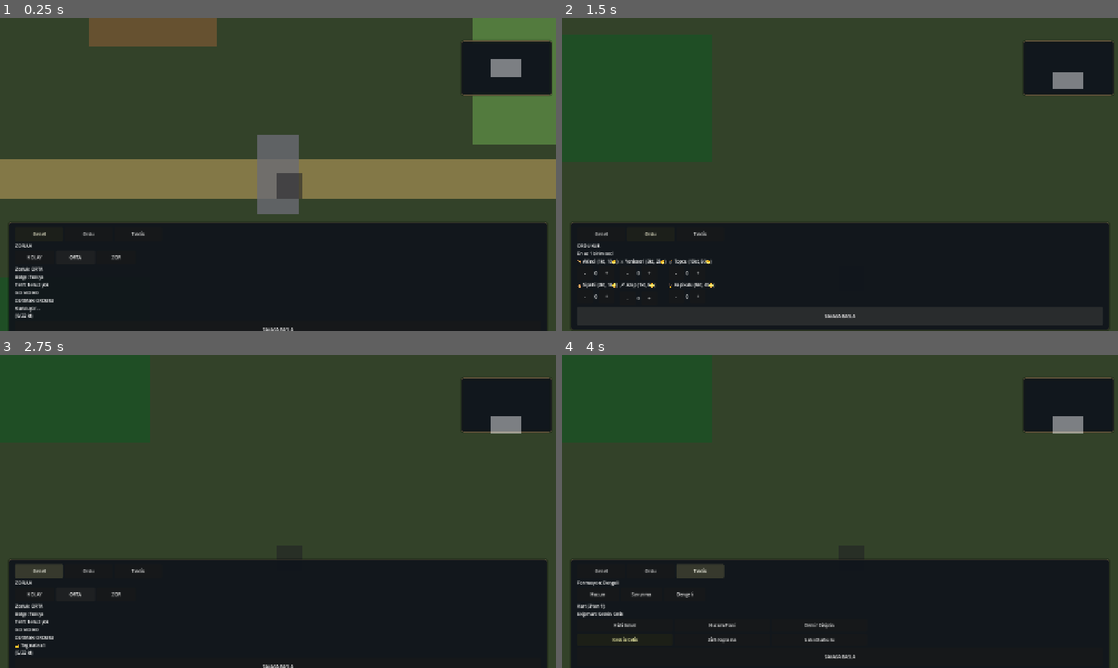
Above: before the commit, frames 1-4 (two rows, left to right).
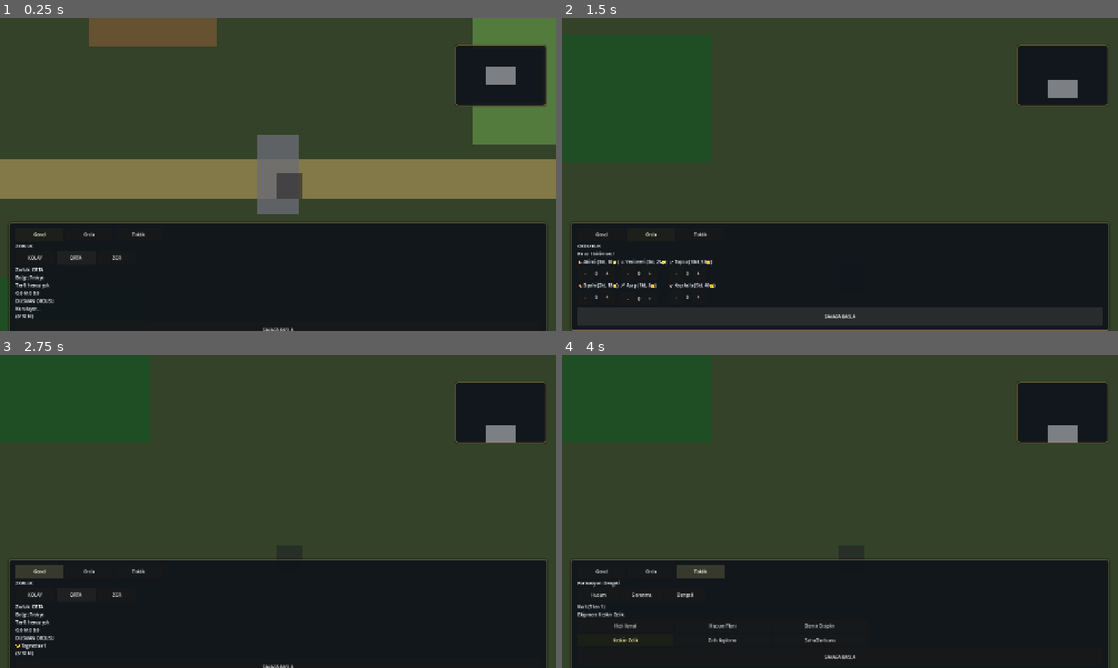
Above: after the commit, the same moments.

Repository: mucahitcan71-stack/bloodandbone
Game: Godot game, scene res://scenes/Main.tscn
Two runs of this game, one before a commit and one after it. Both use one fixed random seed, a clock stepped at 60 frames per second and the inputs below.
Inputs:
- Up to frame 1 (0.25 s): no input
- Up to frame 2 (1.5 s): click "SAVASA BASLA" at 0.5 s; click "SAVASA BASLA" at 1.25 s
- Up to frame 3 (2.75 s): click "Genel" at 2 s
- Up to frame 4 (4 s): click "Ordu" at 2.75 s; click "Taktik" at 3.5 s

The runs differ from the first frame. In frame 1, 2.5% of the frame differs, in the area x 1-100%, y 7-100%; in frame 2, 2.9%; in frame 3, 2.3%; in frame 4, 2.4%.

Commit message:
refactor/ui: HUD polish pack 1 layout and panel styling
Ust bar, hedefler paneli, minimap cercevesi ve sag savas/bildirim paneli
icin konum, boyut, padding ve stil iyilestirmeleri (1280x720 mantiksal
tuval, anchor+offset patern korunarak). Sag panel artik alt HUD seridiyle
cakismiyor. Gameplay/combat/AI/fog/command/input mantigina dokunulmadi.

Diff:
--- a/scripts/Main.gd
+++ b/scripts/Main.gd
@@ -147,7 +147,7 @@
 var hud_composer: HudComposer = HudComposer.new()
 var minimap_controller: MinimapController = MinimapController.new()
 var minimap_panel: PanelContainer = null
-var minimap_boyut = Vector2(206, 124)
+var minimap_boyut = Vector2(206, 137)
 var ui_root: Control = null
 var yan_hud_tetik: PanelContainer = null
 var yan_hud_panel: PanelContainer = null
--- a/scripts/ui/hud_composer.gd
+++ b/scripts/ui/hud_composer.gd
@@ -134,27 +134,27 @@
 		ui_root.add_child(panel_sag_log_hiz)
 	panel_sag_log_hiz.set_anchors_preset(Control.PRESET_BOTTOM_RIGHT)
 	panel_sag_log_hiz.mouse_filter = Control.MOUSE_FILTER_STOP
-	panel_sag_log_hiz.offset_left = -340
-	panel_sag_log_hiz.offset_top = -224
+	panel_sag_log_hiz.offset_left = -360
+	panel_sag_log_hiz.offset_top = -380
 	panel_sag_log_hiz.offset_right = -12
-	panel_sag_log_hiz.offset_bottom = -8
+	panel_sag_log_hiz.offset_bottom = -164
 	_apply_right_panel_style(panel_sag_log_hiz)
 	for c in panel_sag_log_hiz.get_children():
 		c.queue_free()
 	var log_margin = MarginContainer.new()
-	log_margin.add_theme_constant_override("margin_left", 9)
-	log_margin.add_theme_constant_override("margin_right", 9)
-	log_margin.add_theme_constant_override("margin_top", 7)
-	log_margin.add_theme_constant_override("margin_bottom", 7)
+	log_margin.add_theme_constant_override("margin_left", 12)
+	log_margin.add_theme_constant_override("margin_right", 12)
+	log_margin.add_theme_constant_override("margin_top", 9)
+	log_margin.add_theme_constant_override("margin_bottom", 9)
 	panel_sag_log_hiz.add_child(log_margin)
 	var log_vbox = VBoxContainer.new()
-	log_vbox.add_theme_constant_override("separation", 4)
+	log_vbox.add_theme_constant_override("separation", 6)
 	log_margin.add_child(log_vbox)
 	var savas_baslik = Label.new()
 	savas_baslik.text = "SAVAS"
 	savas_baslik.horizontal_alignment = HORIZONTAL_ALIGNMENT_CENTER
-	savas_baslik.add_theme_font_size_override("font_size", 9)
-	savas_baslik.add_theme_color_override("font_color", Color(0.93, 0.86, 0.7))
+	savas_baslik.add_theme_font_size_override("font_size", 11)
+	savas_baslik.add_theme_color_override("font_color", Color(0.95, 0.88, 0.72))
 	savas_baslik.mouse_filter = Control.MOUSE_FILTER_IGNORE
 	log_vbox.add_child(savas_baslik)
 	log_vbox.add_child(HSeparator.new())
--- a/scripts/ui/hud_style.gd
+++ b/scripts/ui/hud_style.gd
@@ -1,8 +1,8 @@
 extends RefCounted
 class_name HudStyle
 
-const _CORNER_RADIUS := 5
-const _BORDER_WIDTH := 1
+const _CORNER_RADIUS := 6
+const _BORDER_WIDTH := 2
 
 static func _panel_style(bg: Color, border: Color, shadow: Color, shadow_size: int) -> StyleBoxFlat:
 	var style = StyleBoxFlat.new()
@@ -17,7 +17,7 @@
 static func module_panel_style() -> StyleBoxFlat:
 	return _panel_style(
 		Color(0.065, 0.085, 0.11, 0.91),
-		Color(0.45, 0.38, 0.26, 0.6),
+		Color(0.58, 0.47, 0.28, 0.72),
 		Color(0, 0, 0, 0.34),
 		3
 	)
@@ -25,7 +25,7 @@
 static func right_panel_style() -> StyleBoxFlat:
 	return _panel_style(
 		Color(0.065, 0.085, 0.11, 0.93),
-		Color(0.45, 0.38, 0.26, 0.62),
+		Color(0.58, 0.47, 0.28, 0.75),
 		Color(0, 0, 0, 0.36),
 		4
 	)
@@ -33,7 +33,7 @@
 static func top_bar_style() -> StyleBoxFlat:
 	return _panel_style(
 		Color(0.065, 0.085, 0.11, 0.92),
-		Color(0.45, 0.38, 0.26, 0.62),
+		Color(0.58, 0.47, 0.28, 0.75),
 		Color(0, 0, 0, 0.38),
 		3
 	)
@@ -41,7 +41,7 @@
 static func objectives_panel_style() -> StyleBoxFlat:
 	return _panel_style(
 		Color(0.065, 0.085, 0.11, 0.92),
-		Color(0.45, 0.38, 0.26, 0.62),
+		Color(0.58, 0.47, 0.28, 0.75),
 		Color(0, 0, 0, 0.35),
 		3
 	)
@@ -49,7 +49,7 @@
 static func battle_root_panel_style() -> StyleBoxFlat:
 	return _panel_style(
 		Color(0.065, 0.085, 0.11, 0.92),
-		Color(0.45, 0.38, 0.26, 0.6),
+		Color(0.58, 0.47, 0.28, 0.72),
 		Color(0, 0, 0, 0.38),
 		3
 	)
@@ -57,7 +57,7 @@
 static func minimap_panel_style() -> StyleBoxFlat:
 	return _panel_style(
 		Color(0.06, 0.08, 0.1, 0.9),
-		Color(0.4, 0.34, 0.24, 0.58),
+		Color(0.52, 0.43, 0.26, 0.7),
 		Color(0, 0, 0, 0.3),
 		3
 	)
--- a/scripts/ui/minimap_controller.gd
+++ b/scripts/ui/minimap_controller.gd
@@ -26,19 +26,19 @@
 	minimap_panel.custom_minimum_size = minimap_boyut
 	minimap_panel.add_theme_stylebox_override("panel", panel_style)
 	minimap_panel.set_anchors_preset(Control.PRESET_TOP_RIGHT)
-	minimap_panel.offset_left = -minimap_boyut.x - 12
-	minimap_panel.offset_top = 52
-	minimap_panel.offset_right = -12
-	minimap_panel.offset_bottom = 52 + minimap_boyut.y
+	minimap_panel.offset_left = -minimap_boyut.x - 26
+	minimap_panel.offset_top = 62
+	minimap_panel.offset_right = -26
+	minimap_panel.offset_bottom = 62 + minimap_boyut.y
 
 	var minimap_margin = minimap_panel.find_child("MinimapMargin", true, false) as MarginContainer
 	if minimap_margin == null:
 		minimap_margin = MarginContainer.new()
 		minimap_margin.name = "MinimapMargin"
-		minimap_margin.add_theme_constant_override("margin_left", 5)
-		minimap_margin.add_theme_constant_override("margin_right", 5)
-		minimap_margin.add_theme_constant_override("margin_top", 5)
-		minimap_margin.add_theme_constant_override("margin_bottom", 5)
+		minimap_margin.add_theme_constant_override("margin_left", 8)
+		minimap_margin.add_theme_constant_override("margin_right", 8)
+		minimap_margin.add_theme_constant_override("margin_top", 8)
+		minimap_margin.add_theme_constant_override("margin_bottom", 8)
 		minimap_panel.add_child(minimap_margin)
 
 	minimap_surface = minimap_panel.find_child("MinimapSurface", true, false) as ColorRect
@@ -46,7 +46,7 @@
 		minimap_surface = ColorRect.new()
 		minimap_surface.name = "MinimapSurface"
 		minimap_margin.add_child(minimap_surface)
-	minimap_surface.custom_minimum_size = minimap_boyut - Vector2(10, 10)
+	minimap_surface.custom_minimum_size = minimap_boyut - Vector2(16, 16)
 	minimap_surface.color = surface_color
 
 	minimap_fow_rect = minimap_surface.find_child("MinimapFow", true, false) as TextureRect
--- a/scripts/ui/ui_layout_builder.gd
+++ b/scripts/ui/ui_layout_builder.gd
@@ -182,32 +182,43 @@
 		ui_root.add_child(ust_bilgi_bari)
 		ui_root.move_child(ust_bilgi_bari, 0)
 	ust_bilgi_bari.set_anchors_preset(Control.PRESET_TOP_WIDE)
-	ust_bilgi_bari.offset_left = 0
-	ust_bilgi_bari.offset_top = 0
-	ust_bilgi_bari.offset_right = 0
-	ust_bilgi_bari.offset_bottom = 38
+	ust_bilgi_bari.offset_left = 19
+	ust_bilgi_bari.offset_top = 14
+	ust_bilgi_bari.offset_right = -19
+	ust_bilgi_bari.offset_bottom = 50
 	ust_bilgi_bari.mouse_filter = Control.MOUSE_FILTER_IGNORE
 	ust_bilgi_bari.add_theme_stylebox_override("panel", HudStyle.top_bar_style())
 	for c in ust_bilgi_bari.get_children():
 		c.queue_free()
 	var bar_margin = MarginContainer.new()
 	bar_margin.mouse_filter = Control.MOUSE_FILTER_IGNORE
-	bar_margin.add_theme_constant_override("margin_left", 9)
-	bar_margin.add_theme_constant_override("margin_right", 9)
-	bar_margin.add_theme_constant_override("margin_top", 4)
-	bar_margin.add_theme_constant_override("margin_bottom", 4)
+	bar_margin.add_theme_constant_override("margin_left", 14)
+	bar_margin.add_theme_constant_override("margin_right", 14)
+	bar_margin.add_theme_constant_override("margin_top", 6)
+	bar_margin.add_theme_constant_override("margin_bottom", 6)
 	ust_bilgi_bari.add_child(bar_margin)
 	var bar_row = HBoxContainer.new()
 	bar_row.mouse_filter = Control.MOUSE_FILTER_IGNORE
 	bar_margin.add_child(bar_row)
+	var logo_vbox = VBoxContainer.new()
+	logo_vbox.mouse_filter = Control.MOUSE_FILTER_IGNORE
+	logo_vbox.add_theme_constant_override("separation", 0)
+	logo_vbox.size_flags_horizontal = Control.SIZE_EXPAND_FILL
+	bar_row.add_child(logo_vbox)
 	var logo_label = Label.new()
 	logo_label.name = "Label_UstLogo"
 	logo_label.text = "BLOOD & BONE"
 	logo_label.mouse_filter = Control.MOUSE_FILTER_IGNORE
-	logo_label.add_theme_font_size_override("font_size", 12)
-	logo_label.add_theme_color_override("font_color", Color(0.93, 0.86, 0.7))
-	logo_label.size_flags_horizontal = Control.SIZE_EXPAND_FILL
-	bar_row.add_child(logo_label)
+	logo_label.add_theme_font_size_override("font_size", 13)
+	logo_label.add_theme_color_override("font_color", Color(0.95, 0.88, 0.72))
+	logo_vbox.add_child(logo_label)
+	var logo_alt_label = Label.new()
+	logo_alt_label.name = "Label_UstLogoAlt"
+	logo_alt_label.text = "TACTICAL STRATEGY"
+	logo_alt_label.mouse_filter = Control.MOUSE_FILTER_IGNORE
+	logo_alt_label.add_theme_font_size_override("font_size", 7)
+	logo_alt_label.add_theme_color_override("font_color", Color(0.6, 0.58, 0.5))
+	logo_vbox.add_child(logo_alt_label)
 	ust_bilgi_kaynak_label = Label.new()
 	ust_bilgi_kaynak_label.name = "Label_UstKaynak"
 	ust_bilgi_kaynak_label.text = "30🪙 | G0 M100 | Acik | U0%"
@@ -226,19 +237,19 @@
 		hedefler_paneli.name = "HedeflerPaneli"
 		ui_root.add_child(hedefler_paneli)
 	hedefler_paneli.set_anchors_preset(Control.PRESET_TOP_LEFT)
-	hedefler_paneli.offset_left = 12
-	hedefler_paneli.offset_top = 52
-	hedefler_paneli.offset_right = 254
-	hedefler_paneli.offset_bottom = 176
+	hedefler_paneli.offset_left = 16
+	hedefler_paneli.offset_top = 62
+	hedefler_paneli.offset_right = 258
+	hedefler_paneli.offset_bottom = 182
 	hedefler_paneli.mouse_filter = Control.MOUSE_FILTER_IGNORE
 	hedefler_paneli.add_theme_stylebox_override("panel", HudStyle.objectives_panel_style())
 	for c in hedefler_paneli.get_children():
 		c.queue_free()
 	var hedef_margin = MarginContainer.new()
-	hedef_margin.add_theme_constant_override("margin_left", 8)
-	hedef_margin.add_theme_constant_override("margin_right", 8)
-	hedef_margin.add_theme_constant_override("margin_top", 7)
-	hedef_margin.add_theme_constant_override("margin_bottom", 7)
+	hedef_margin.add_theme_constant_override("margin_left", 12)
+	hedef_margin.add_theme_constant_override("margin_right", 12)
+	hedef_margin.add_theme_constant_override("margin_top", 10)
+	hedef_margin.add_theme_constant_override("margin_bottom", 10)
 	hedefler_paneli.add_child(hedef_margin)
 	var hedef_vbox = VBoxContainer.new()
 	hedef_vbox.add_theme_constant_override("separation", 4)
Not shown, added: scripts/systems/unit_stats_system.gd.uid
Not shown, added: scripts/ui/context_menus.gd.uid
